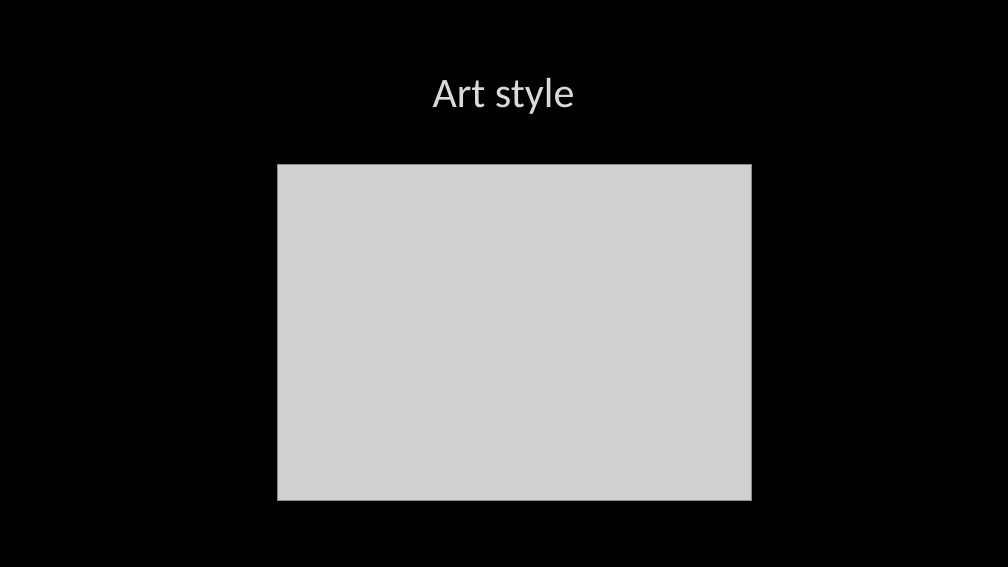
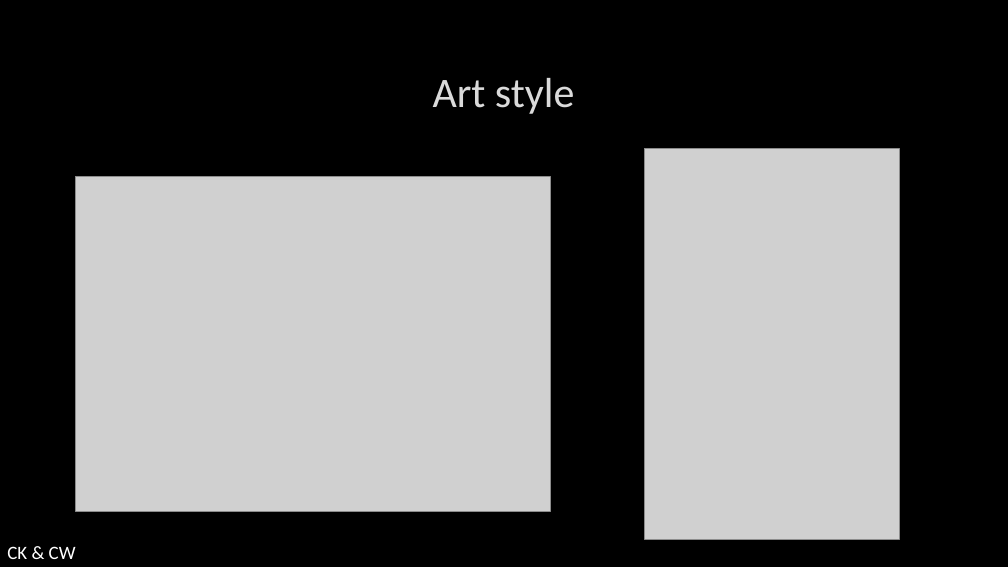
Before and after one commit to UoSGamesGroups/second-semester-s2-group-16-1, a slide deck: slide 7 of Presentations/FirstPresentation.pptx (slide 6 before the commit). Drawn at 1008x567 pixels with LibreOffice and Linux fonts; fonts in the diff are those of the drawing; grey boxes stand for pictures; background and template pictures are left out. Boxes give left, top, right and bottom in pixels: in the first picture for what was removed or moved away, otherwise in the second. Text is boxed around its words. In the diff, an @@ line names an element or a change of style, - is before the commit and + after.

```diff
--- a/Presentations/FirstPresentation.pptx
+++ b/Presentations/FirstPresentation.pptx
@@ picture added at box(645, 148, 899, 539) @@
@@ picture: place and size @@
-picture at box(277, 165, 752, 501)
+picture at box(76, 176, 551, 512)
@@ text added at box(7, 546, 76, 559), 18 pt, text #FFFFFF @@
+CK & CW
```
Also in this commit, not shown: 3 other slides changed, 1 slide added.
